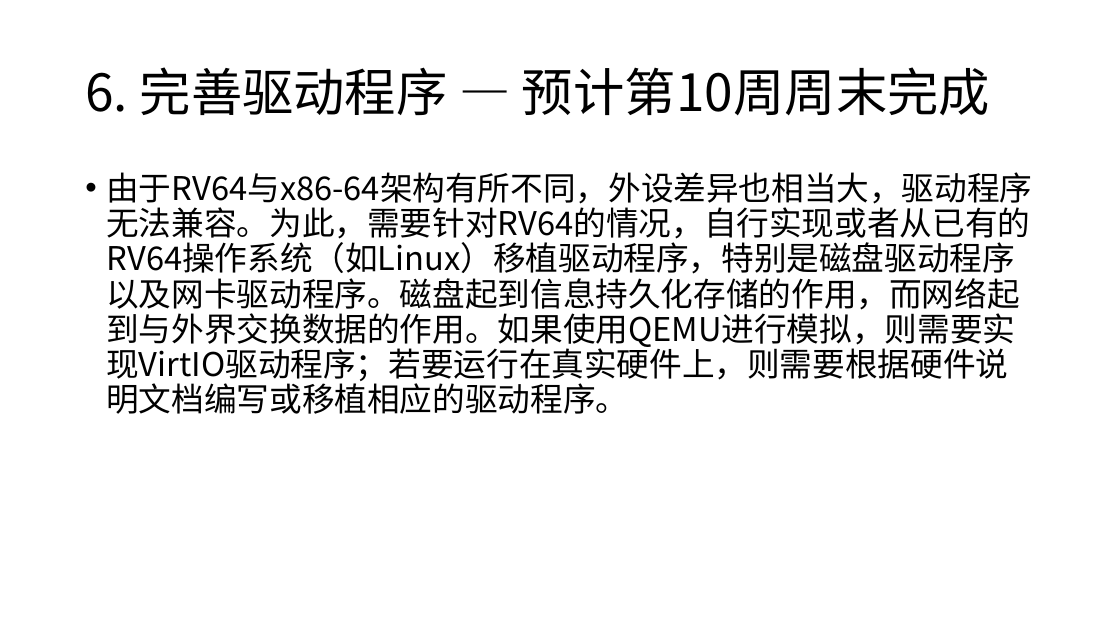
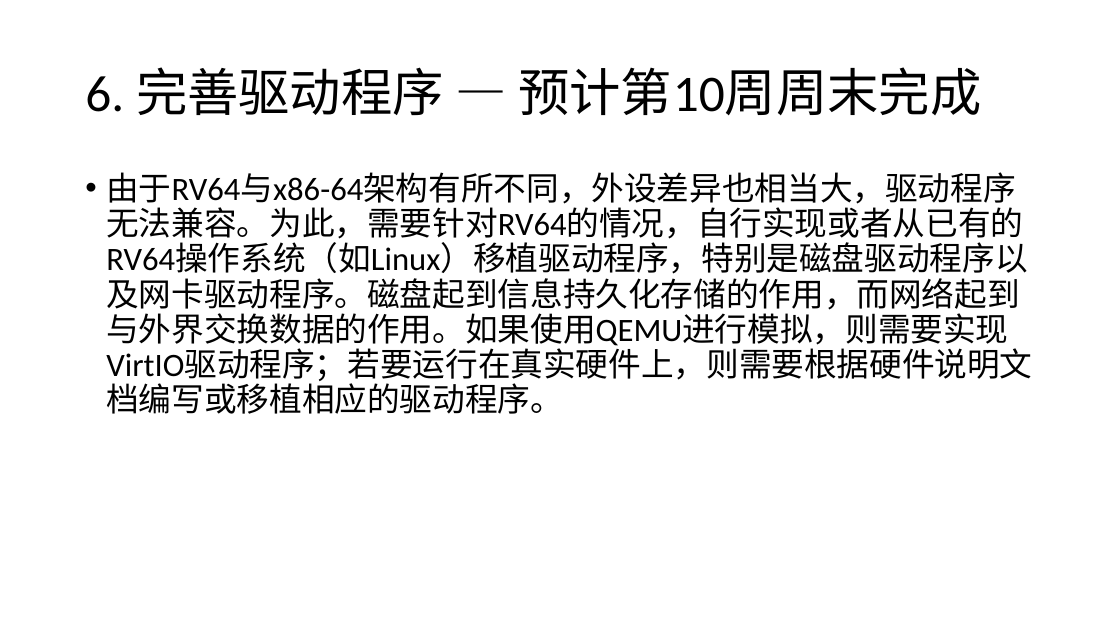
Before and after one commit to riscv-labs/OS2018spring-projects-g06, a slide deck: slide 12 of mid_report.pptx. Drawn at 1120x630 pixels with LibreOffice and Linux fonts; fonts in the diff are those of the drawing. Boxes give left, top, right and bottom in pixels: in the first picture for what was removed or moved away, otherwise in the second. Text is boxed around its words. In the diff, an @@ line names an element or a change of style, - is before the commit and + after.

```diff
--- a/mid_report.pptx
+++ b/mid_report.pptx
@@ title "6. 完善驱动程序 — 预计第10周周末完成" at bbox=[85, 67, 981, 115]: font Noto Sans CJK SC to Calibri @@
@@ text "由于RV64与x86-64架构有所不同，外设差异也相当大，驱动程序无法兼容。为此，需要针对RV64的情况，自行实现或者从 ..." at bbox=[106, 172, 1032, 414]: font Noto Sans CJK SC to Calibri @@
```
Also in this commit, not shown: 20 other slides changed.
